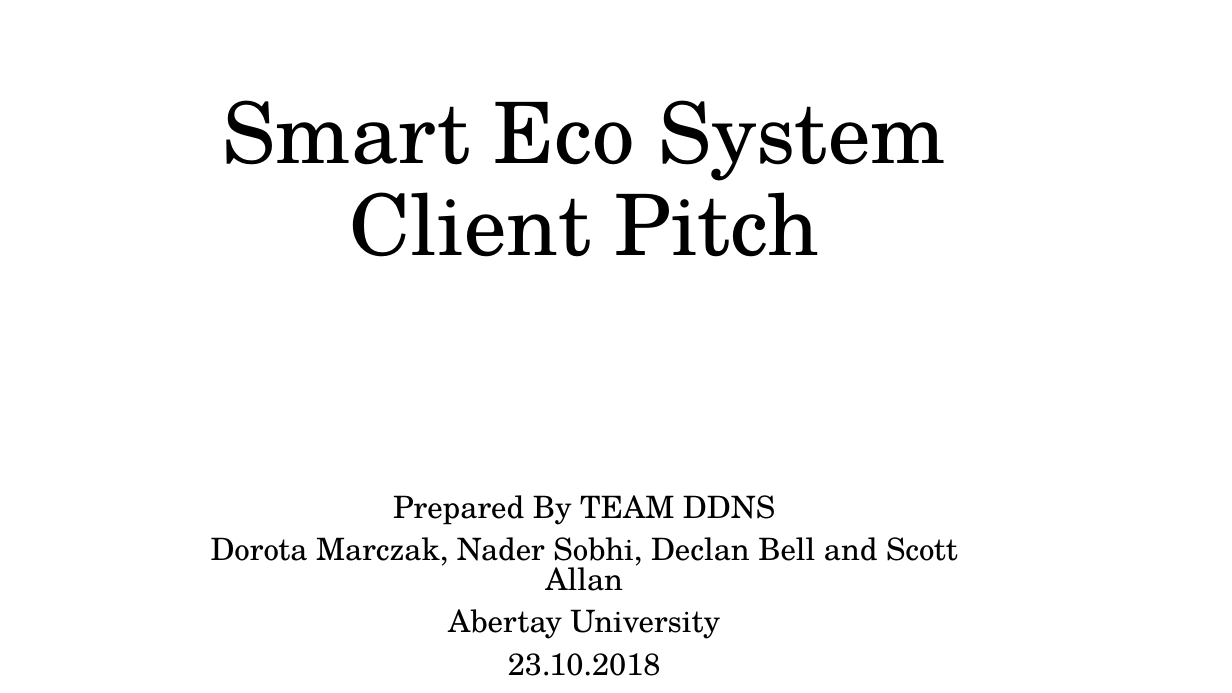
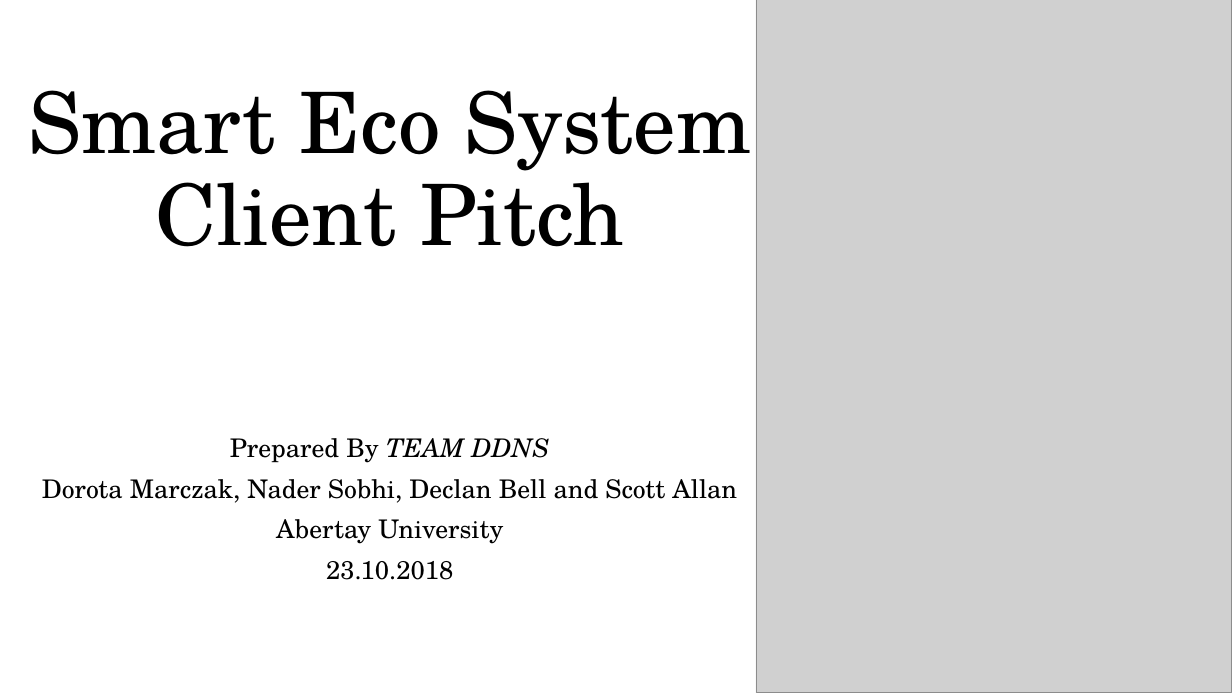
Before and after one commit to scoall/smart-plant, a slide deck: slide 1 of Smart Eco SystemBlankBGEdited.pptx. Drawn at 1232x693 pixels with LibreOffice and Linux fonts; fonts in the diff are those of the drawing; grey boxes stand for pictures. Boxes give left, top, right and bottom in pixels: in the first picture for what was removed or moved away, otherwise in the second. Text is boxed around its words. In the diff, an @@ line names an element or a change of style, - is before the commit and + after.

```diff
--- a/Smart Eco SystemBlankBGEdited.pptx
+++ b/Smart Eco SystemBlankBGEdited.pptx
@@ title "Smart Eco System Client Pitch": place and size @@
-title "Smart Eco System Client Pitch" at (222, 100, 945, 257)
+title "Smart Eco System Client Pitch" at (28, 90, 751, 247)
@@ picture added at (756, 0, 1232, 693) @@
@@ subtitle "Prepared By TEAM DDNS": place and size @@
-subtitle "Prepared By TEAM DDNS" at (211, 495, 958, 676)
+subtitle "Prepared By TEAM DDNS" at (42, 438, 737, 580)
@@ subtitle "Prepared By TEAM DDNS" at (42, 438, 737, 580): size 24 to 20 pt; italic on in "TEAM DDNS"; line spacing 0.8 to 0.9 @@
```
Also in this commit, not shown: 16 other slides changed, 1 slide added.
